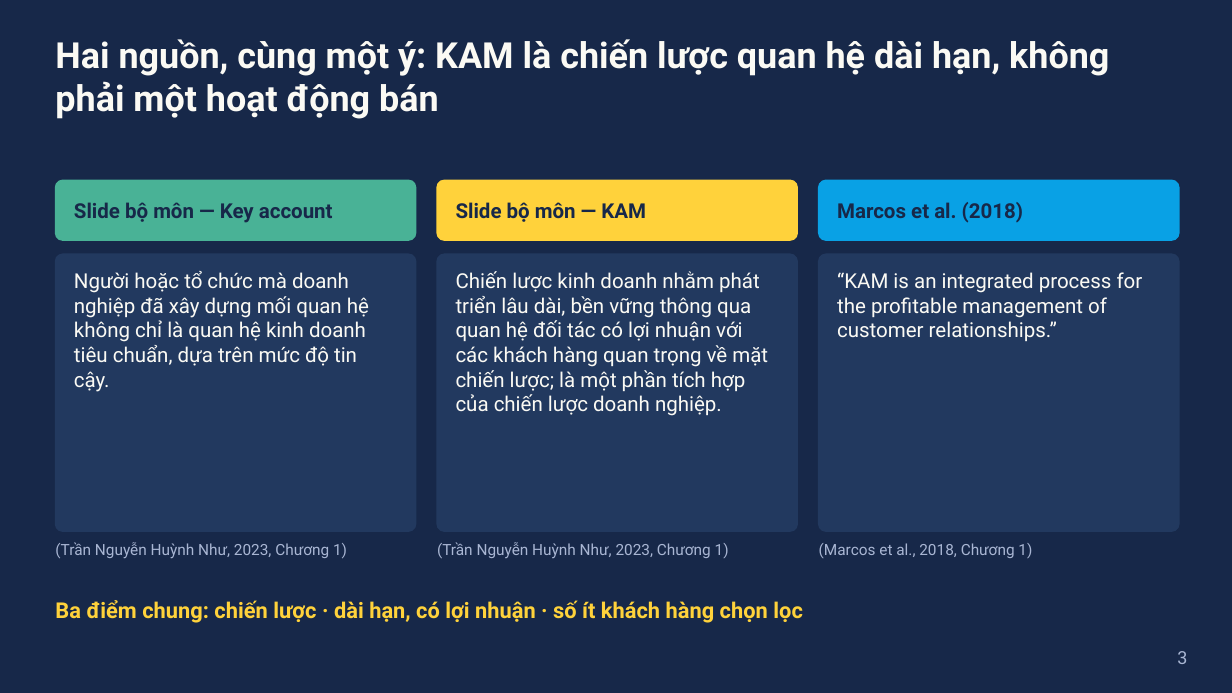
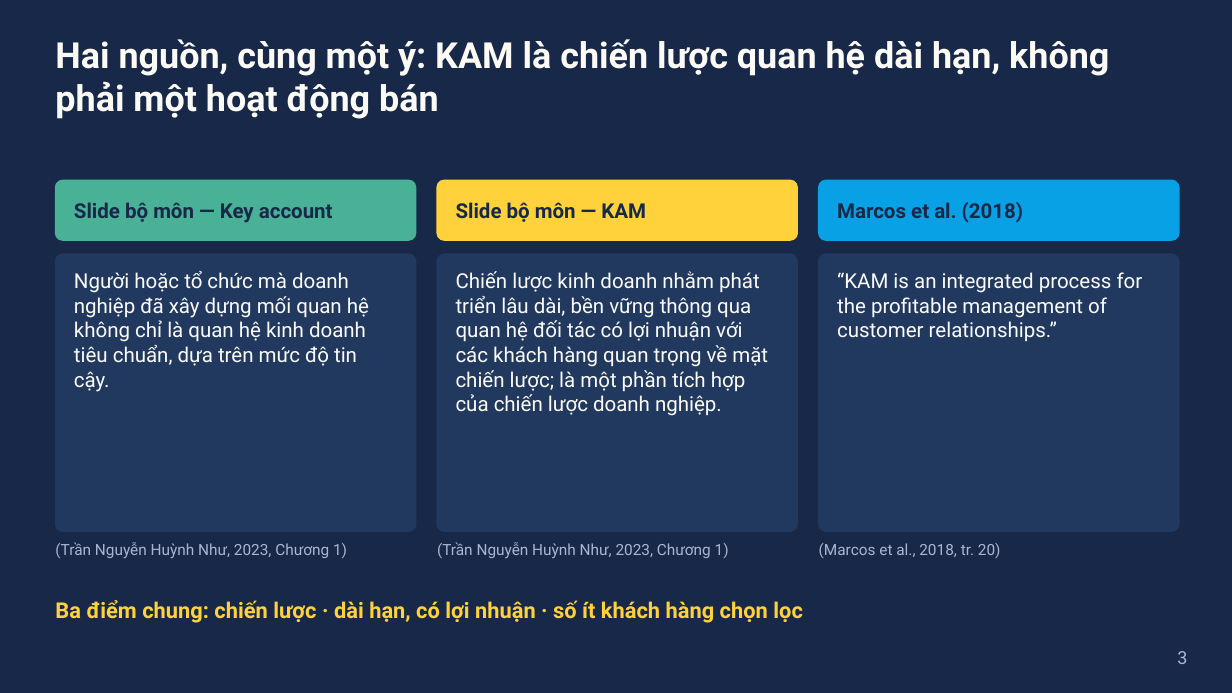
Before and after one commit to dnbaoquyen/teaching-skills, a slide deck: slide 3 of courses/EVM1110E/slides/W02_slides.pptx. Drawn at 1232x693 pixels with LibreOffice and Linux fonts; fonts in the diff are those of the drawing. Boxes give left, top, right and bottom in pixels: in the first picture for what was removed or moved away, otherwise in the second. Text is boxed around its words. In the diff, an @@ line names an element or a change of style, - is before the commit and + after.

```diff
--- a/courses/EVM1110E/slides/W02_slides.pptx
+++ b/courses/EVM1110E/slides/W02_slides.pptx
@@ text at bbox=[819, 543, 1001, 558]: text changed @@
-(Marcos et al., 2018, Chương 1)
+(Marcos et al., 2018, tr. 20)
```
Also in this commit, not shown: 1 other slide changed, 2 slides added, 12 other files.
